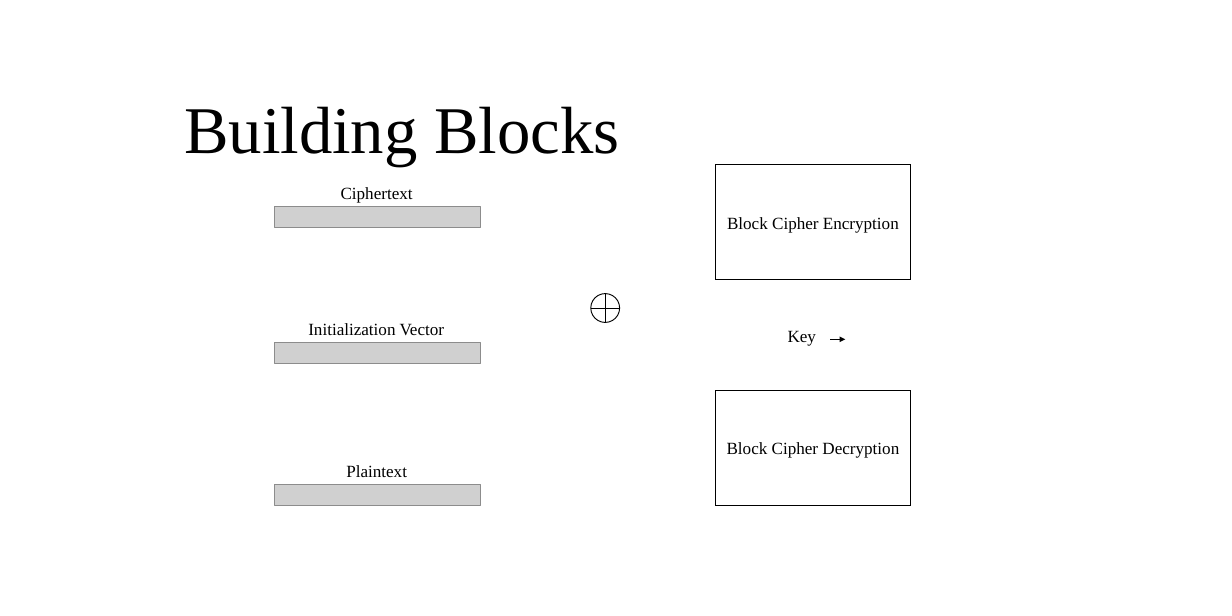
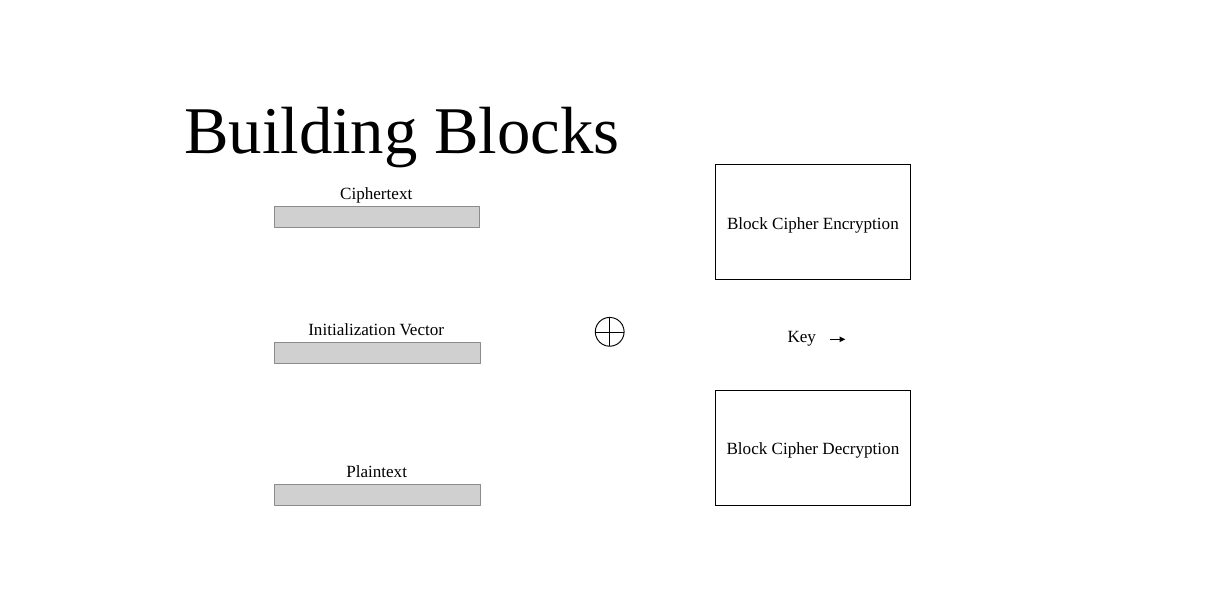
Before and after one commit to greats3an/pytea, a slide deck: slide 1 of BlockCipherDiagram.pptx. Drawn at 1232x616 pixels with LibreOffice and Linux fonts; fonts in the diff are those of the drawing; grey boxes stand for pictures. Boxes give left, top, right and bottom in pixels: in the first picture for what was removed or moved away, otherwise in the second. Text is boxed around its words. In the diff, an @@ line names an element or a change of style, - is before the commit and + after.

```diff
--- a/BlockCipherDiagram.pptx
+++ b/BlockCipherDiagram.pptx
@@ 2 lines, 1 ellipse: place and size @@
-2 lines, 1 ellipse at [591,294,619,322]
+2 lines, 1 ellipse at [595,318,624,346]
```
Also in this commit, not shown: 2 other slides changed.
